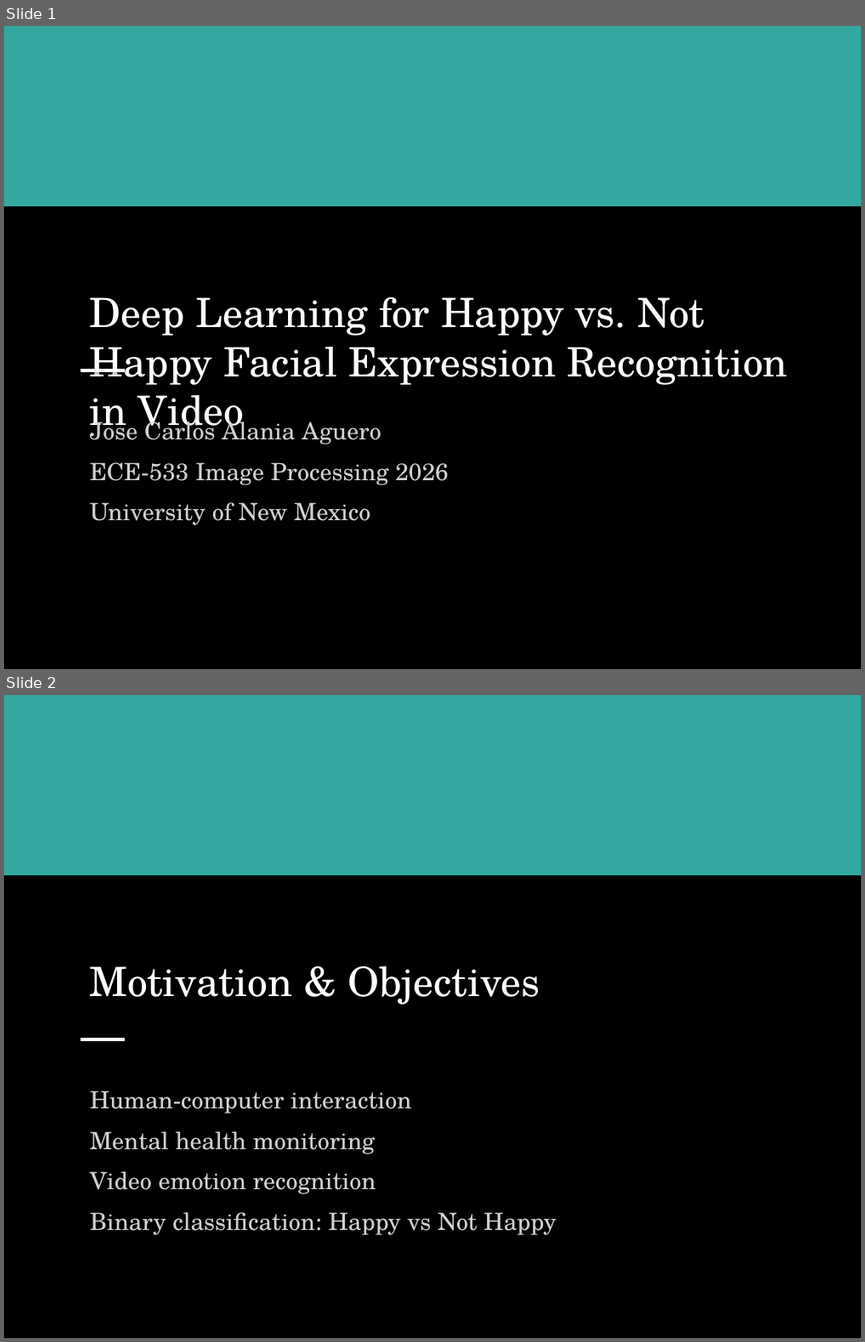
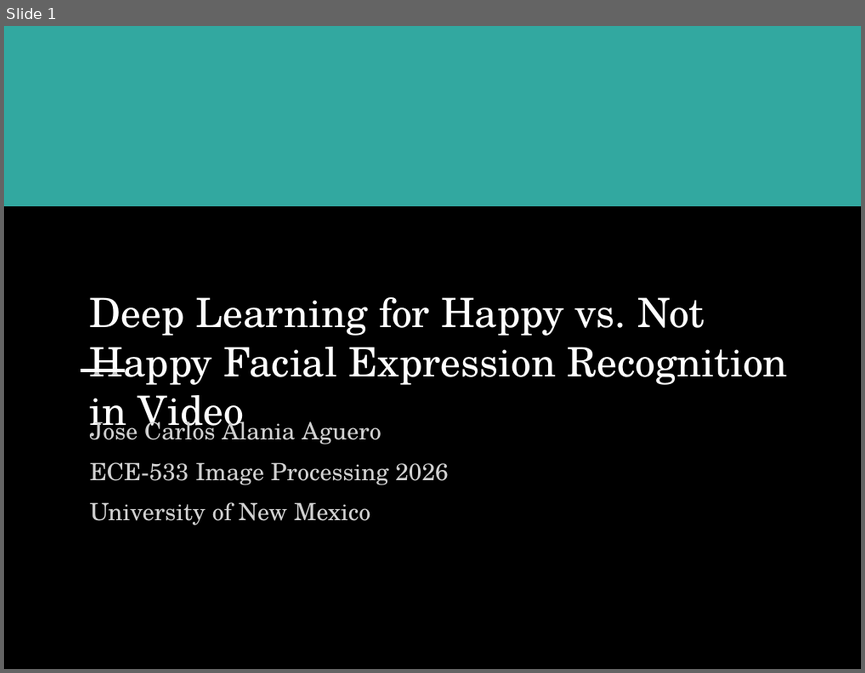
Before and after one commit to pepealania/image-processing-project-tutorial-deep-learning-happy-not-happy-classification, a slide deck: scientific_emotion_recognition_design.pptx. Shown one above the other, each under a label of ours: slides 1 and 2 before the commit, slide 1 after it. The pictures are 865x1342 and 865x673 pixels, drawn with LibreOffice and Linux fonts; fonts in the diff are those of the drawing. Boxes give left, top, right and bottom in pixels: in the first picture for what was removed or moved away, otherwise in the second. Text is boxed around its words. In the diff, an @@ line names an element or a change of style, - is before the commit and + after.

```diff
--- a/scientific_emotion_recognition_design.pptx
+++ b/scientific_emotion_recognition_design.pptx
@@ slide 2 removed at bbox=[4, 695, 861, 1338], background #000000 @@
@@ rectangle removed at bbox=[4, 695, 861, 875] @@
@@ text removed at bbox=[90, 966, 540, 1004] @@
-Motivation & Objectives
@@ rectangle removed at bbox=[81, 1038, 124, 1040] @@
@@ text removed at bbox=[90, 1090, 556, 1235] @@
-Human-computer interaction
-Mental health monitoring
-Video emotion recognition
-Binary classification: Happy vs Not Happy
```
Also in this commit, not shown: 1 slide changed, 14 slides added, 7 other slides removed.
